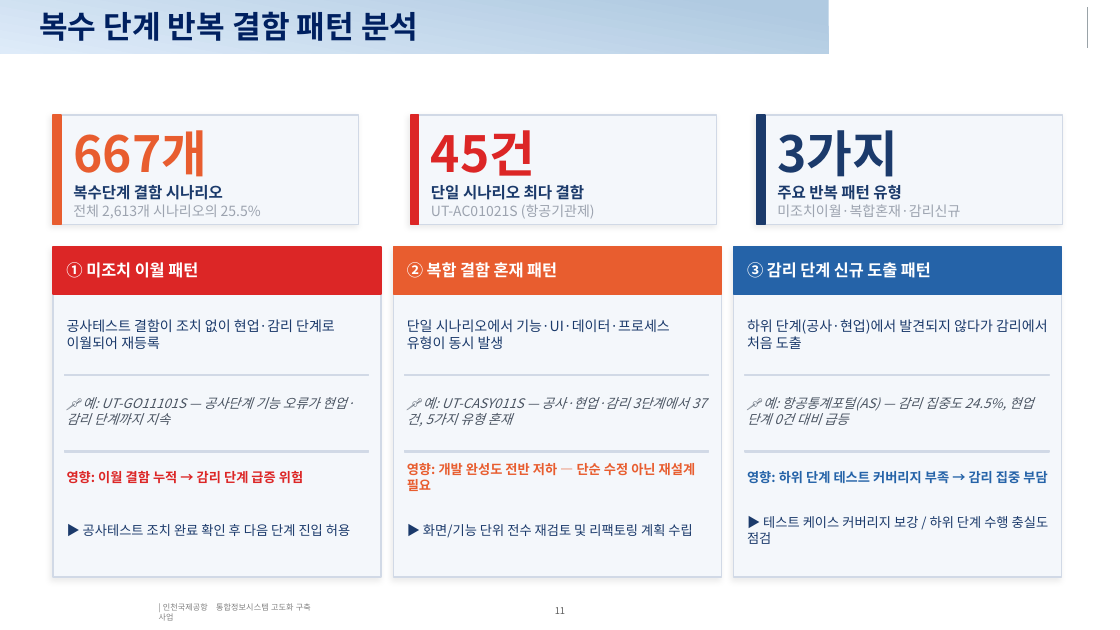
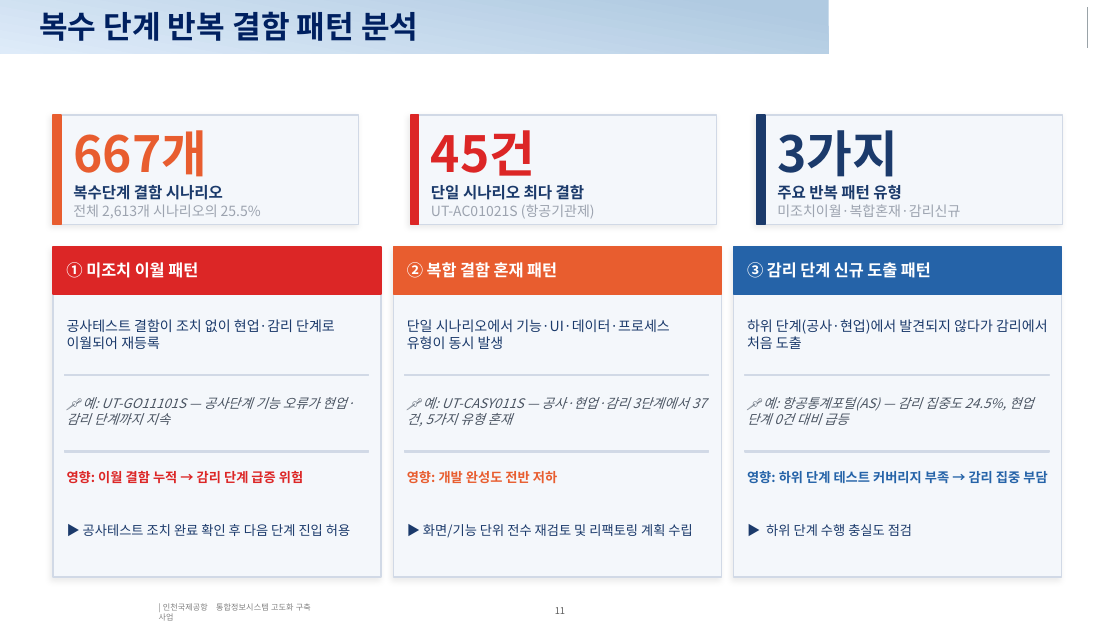
Before and after one commit to kechristal/iiac, a slide deck: slide 11 of 결함분석_종합보고서_최종.pptx. Drawn at 1120x630 pixels with LibreOffice and Linux fonts; fonts in the diff are those of the drawing; background and template pictures are left out. Boxes give left, top, right and bottom in pixels: in the first picture for what was removed or moved away, otherwise in the second. Text is boxed around its words. In the diff, an @@ line names an element or a change of style, - is before the commit and + after.

```diff
--- a/결함분석_종합보고서_최종.pptx
+++ b/결함분석_종합보고서_최종.pptx
@@ text at bbox=[407, 471, 557, 483]: text changed @@
-영향: 개발 완성도 전반 저하 — 단순 수정 아닌 재설계 필요
+영향: 개발 완성도 전반 저하
@@ text at bbox=[766, 524, 912, 536]: text changed @@
-▶ 테스트 케이스 커버리지 보강 / 하위 단계 수행 충실도 점검
+▶ 하위 단계 수행 충실도 점검
```
Also in this commit, not shown: 15 other slides changed, 1 other file.
